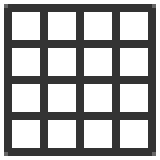
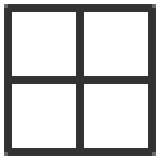
Layer changes from the first 160x160 image to the second:
hid "Layer 3" over [12, 12, 148, 148]
